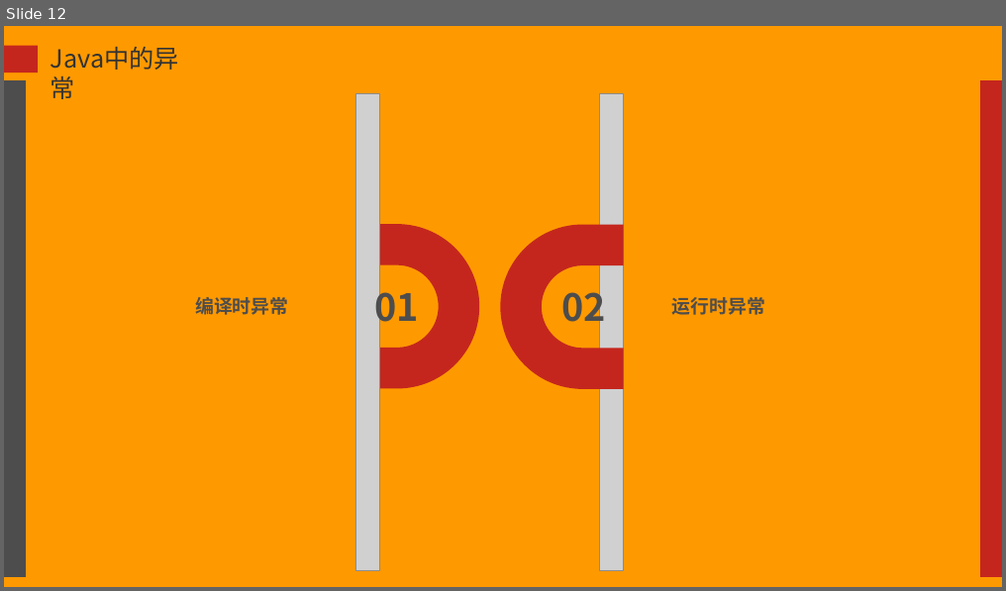
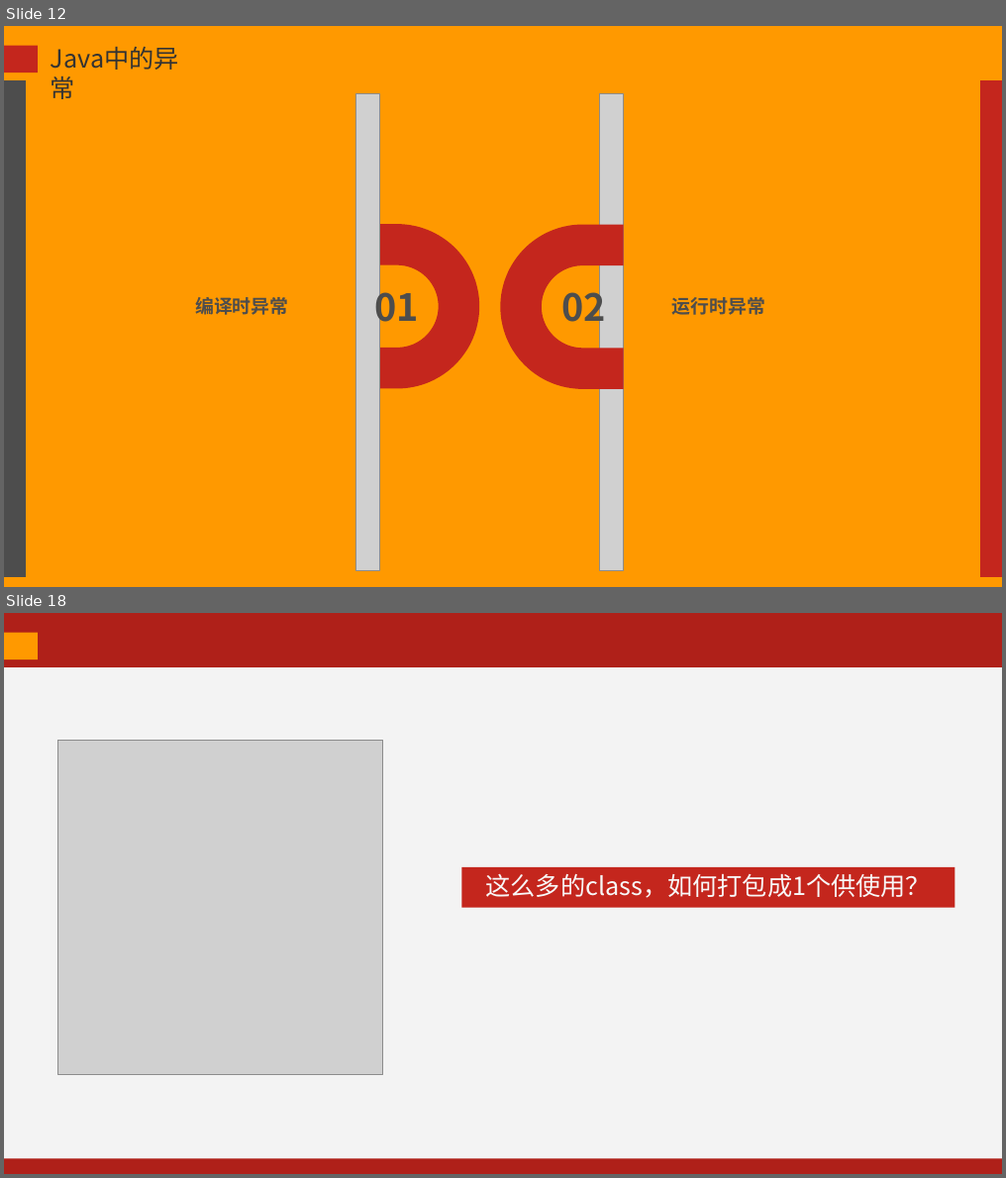
Before and after one commit to kevinjoyce/JavaCourseWare, a slide deck: PPT/每次课PPT/04 面向对象（下）-2.pptx. Shown one above the other, each under a label of ours: slide 12 before the commit, slides 12 and 18 after it; the slides between them are not shown. The pictures are 1006x591 and 1006x1178 pixels, drawn with LibreOffice and Linux fonts; fonts in the diff are those of the drawing; grey boxes stand for pictures; background and template pictures are left out. Boxes give left, top, right and bottom in pixels: in the first picture for what was removed or moved away, otherwise in the second. Text is boxed around its words. In the diff, an @@ line names an element or a change of style, - is before the commit and + after.

```diff
--- a/PPT/每次课PPT/04 面向对象（下）-2.pptx
+++ b/PPT/每次课PPT/04 面向对象（下）-2.pptx
@@ slide 18 added at (x1=4, y1=613, x2=1002, y2=1174), background #AF2019 @@
@@ rectangle added at (x1=4, y1=633, x2=38, y2=660), fill #FF9900 @@
@@ rectangle added at (x1=4, y1=667, x2=1002, y2=1158), fill #F3F3F3 @@
@@ picture added at (x1=57, y1=740, x2=383, y2=1074) @@
@@ rectangle added at (x1=461, y1=867, x2=954, y2=908), fill #C4261D, 24 pt, text #F8F8F8 @@
+这么多的class，如何打包成1个供使用？
```
Also in this commit, not shown: 2 slides changed, 8 other slides added, 15 slides removed, 33 other files.
